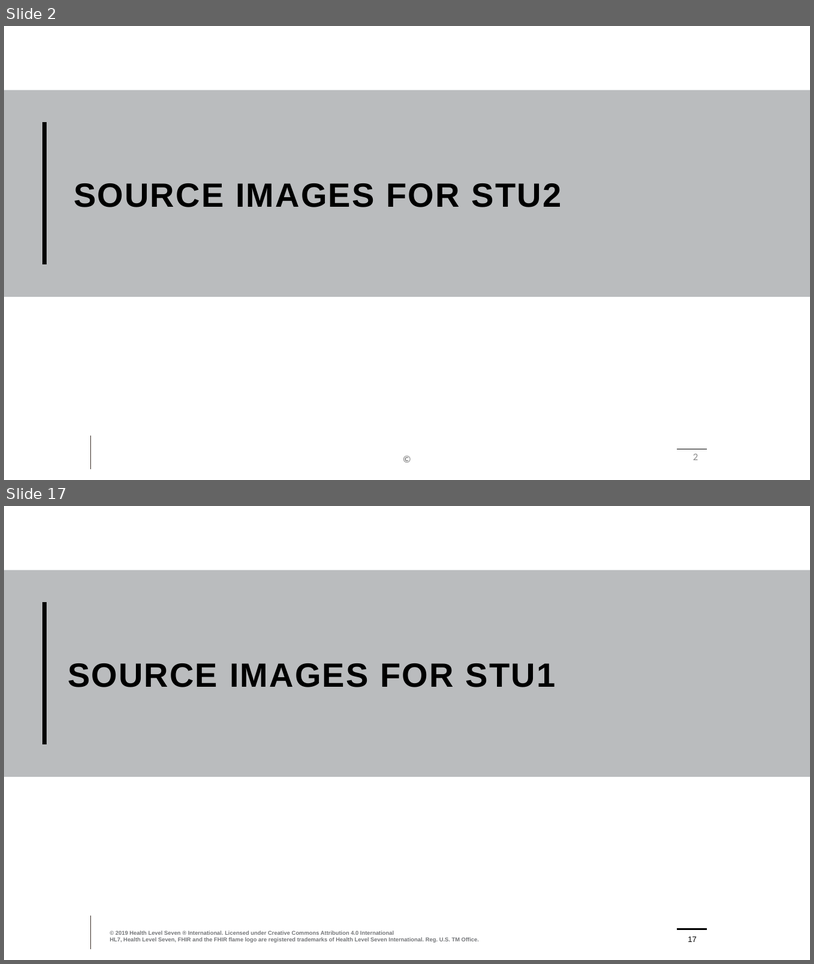
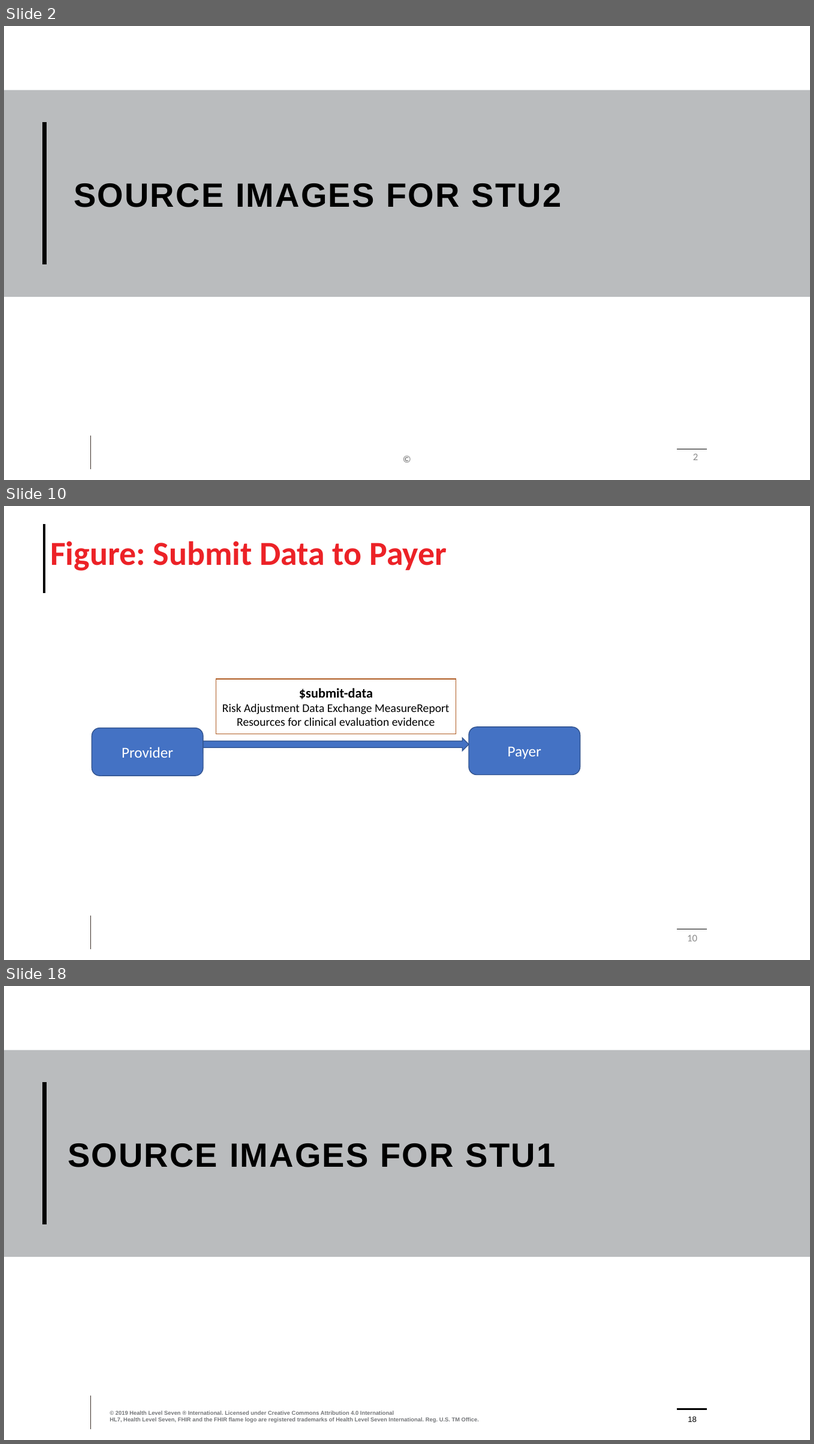
Before and after one commit to HL7/davinci-ra, a slide deck: input/images/Source/Risk Adjustment Images.pptx. Shown one above the other, each under a label of ours: slides 2 and 17 before the commit, slides 2, 10 and 18 after it; the slides between them are not shown. The pictures are 814x964 and 814x1444 pixels, drawn with LibreOffice and Linux fonts; fonts in the diff are those of the drawing; background and template pictures are left out. Boxes give left, top, right and bottom in pixels: in the first picture for what was removed or moved away, otherwise in the second. Text is boxed around its words. In the diff, an @@ line names an element or a change of style, - is before the commit and + after.

Commit message:
updates to submit data to payer

```diff
--- a/input/images/Source/Risk Adjustment Images.pptx
+++ b/input/images/Source/Risk Adjustment Images.pptx
@@ slide 10 added at (4,506,810,960), background #FFFFFF; not listed: 2 template elements that a slide beside it also shows @@
@@ line added from (45, 524) to (45, 593), #000000 3.25 pt @@
@@ title added at (50,541,447,571), 40 pt, text #EC2227, bold @@
+Figure: Submit Data to Payer
@@ rectangle added at (216,679,456,734), outline #AF5C24 1 pt, 14 pt, text #000000 @@
+$submit-data
+Risk Adjustment Data Exchange MeasureReport
+Resources for clinical evaluation evidence
@@ rounded rectangle added at (92,728,203,776), fill #4472C4, outline #325491 1 pt, 18 pt, text #FFFFFF @@
+Provider
@@ right arrow added at (203,738,469,751), fill #4472C4, outline #325491 1 pt @@
@@ rounded rectangle added at (469,727,581,775), fill #4472C4, outline #325491 1 pt, 18 pt, text #FFFFFF @@
+Payer
@@ page number added at (687,934,698,941), 12 pt, text #8C8C8C @@
+10
@@ what was slide 17 is now slide 18 @@
@@ page number at (688,1416,697,1422): text changed @@
-17
+18
```
Also in this commit, not shown: 1 other file.
